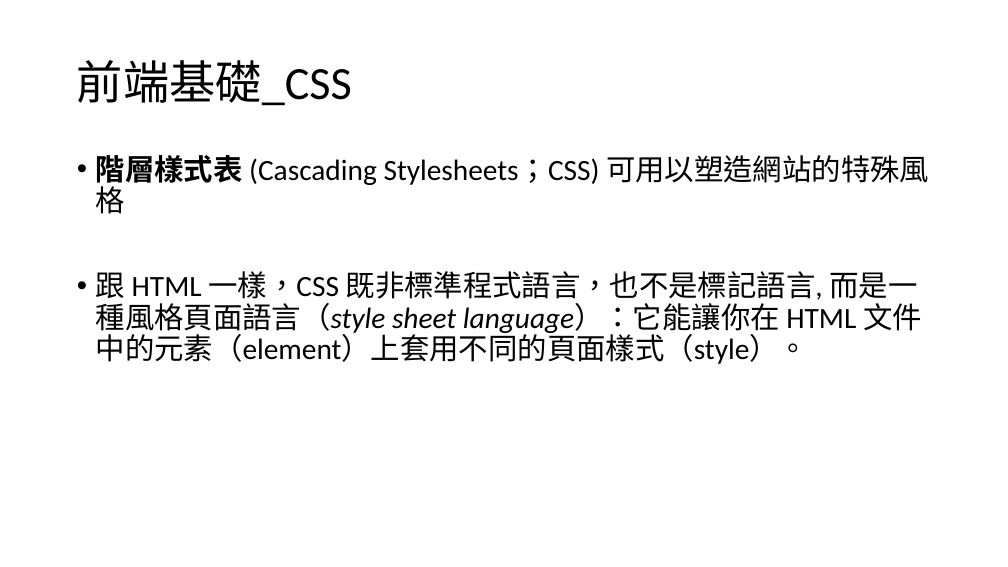
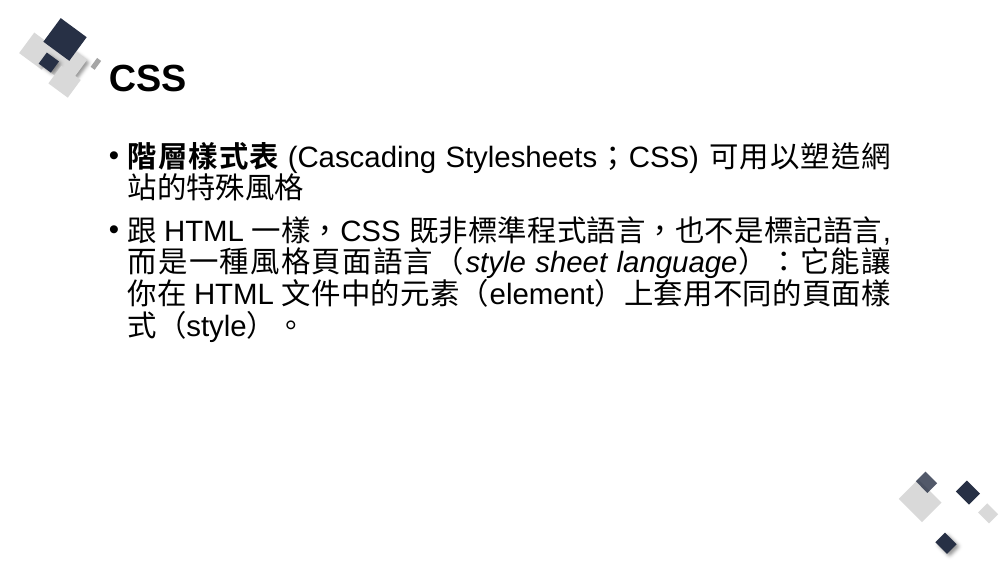
Before and after one commit to Q81JIAXIONG/-, a slide deck: slide 15 of 投影片/1.網頁基礎.pptx (slide 11 before the commit). Drawn at 1008x567 pixels with LibreOffice and Linux fonts; fonts in the diff are those of the drawing. Boxes give left, top, right and bottom in pixels: in the first picture for what was removed or moved away, otherwise in the second. Text is boxed around its words. In the diff, an @@ line names an element or a change of style, - is before the commit and + after.

```diff
--- a/投影片/1.網頁基礎.pptx
+++ b/投影片/1.網頁基礎.pptx
@@ group added at [20, 18, 102, 97]: 8 rectangles @@
@@ title at [109, 64, 187, 92]: text changed; size 44 to 36 pt; font Calibri to Arial; bold on @@
-前端基礎_CSS
+CSS
@@ text "階層樣式表 (Cascading Stylesheets；CSS) 可用以塑造網站的特殊風格": place and size @@
-text "階層樣式表 (Cascading Stylesheets；CSS) 可用以塑造網站的特殊風格" at [96, 155, 929, 364]
+text "階層樣式表 (Cascading Stylesheets；CSS) 可用以塑造網站的特殊風格" at [128, 142, 891, 342]
@@ text "階層樣式表 (Cascading Stylesheets；CSS) 可用以塑造網站的特殊風格" at [128, 142, 891, 342]: font Calibri to Arial; alignment left to justified @@
@@ group added at [899, 472, 999, 554]: 5 rectangles @@
```
Also in this commit, not shown: 11 other slides changed, 15 slides added, 8 slides removed, 16 other files.
